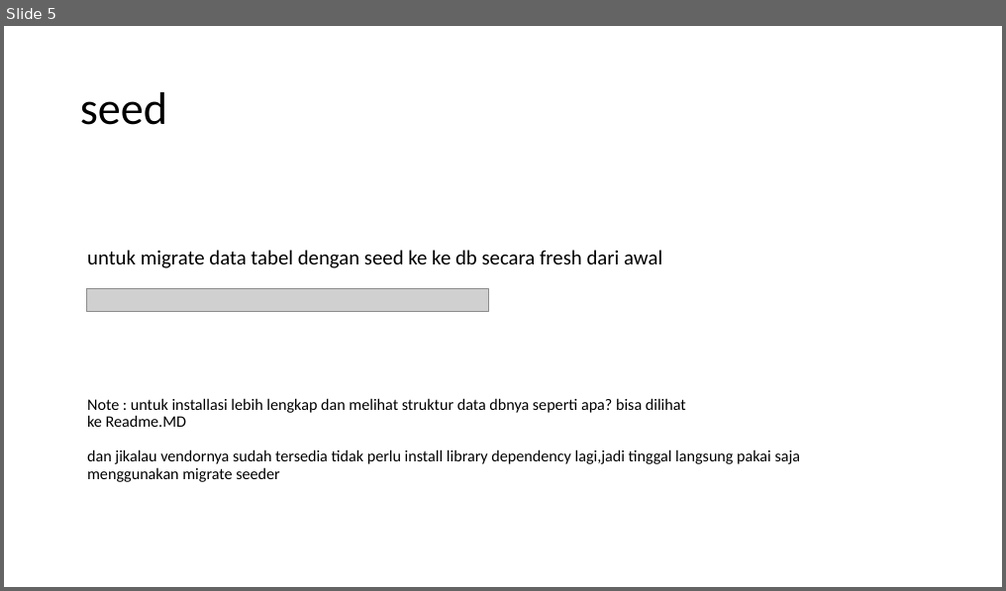
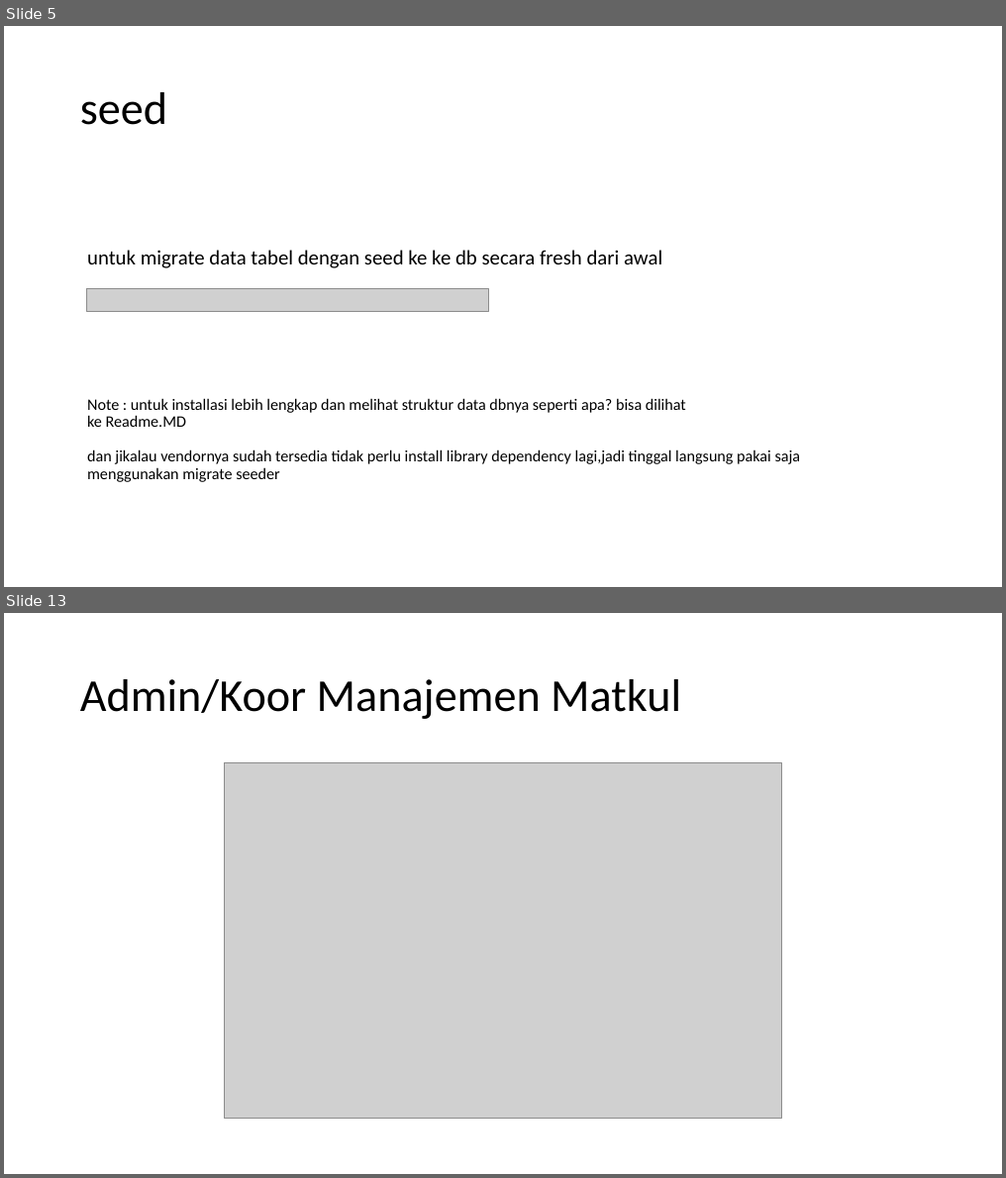
Before and after one commit to rulyce23/krs-app, a slide deck: Installation krs-app by ruly.pptx. Shown one above the other, each under a label of ours: slide 5 before the commit, slides 5 and 13 after it; the slides between them are not shown. The pictures are 1006x591 and 1006x1178 pixels, drawn with LibreOffice and Linux fonts; fonts in the diff are those of the drawing; grey boxes stand for pictures. Boxes give left, top, right and bottom in pixels: in the first picture for what was removed or moved away, otherwise in the second. Text is boxed around its words. In the diff, an @@ line names an element or a change of style, - is before the commit and + after.

```diff
--- a/Installation krs-app by ruly.pptx
+++ b/Installation krs-app by ruly.pptx
@@ slide 13 added at (4,613,1002,1174), background #FFFFFF @@
@@ title added at (80,679,681,719), 44 pt, text #000000 @@
+Admin/Koor Manajemen Matkul
@@ picture added at (224,762,782,1119) @@
```
Also in this commit, not shown: 10 other slides added.
